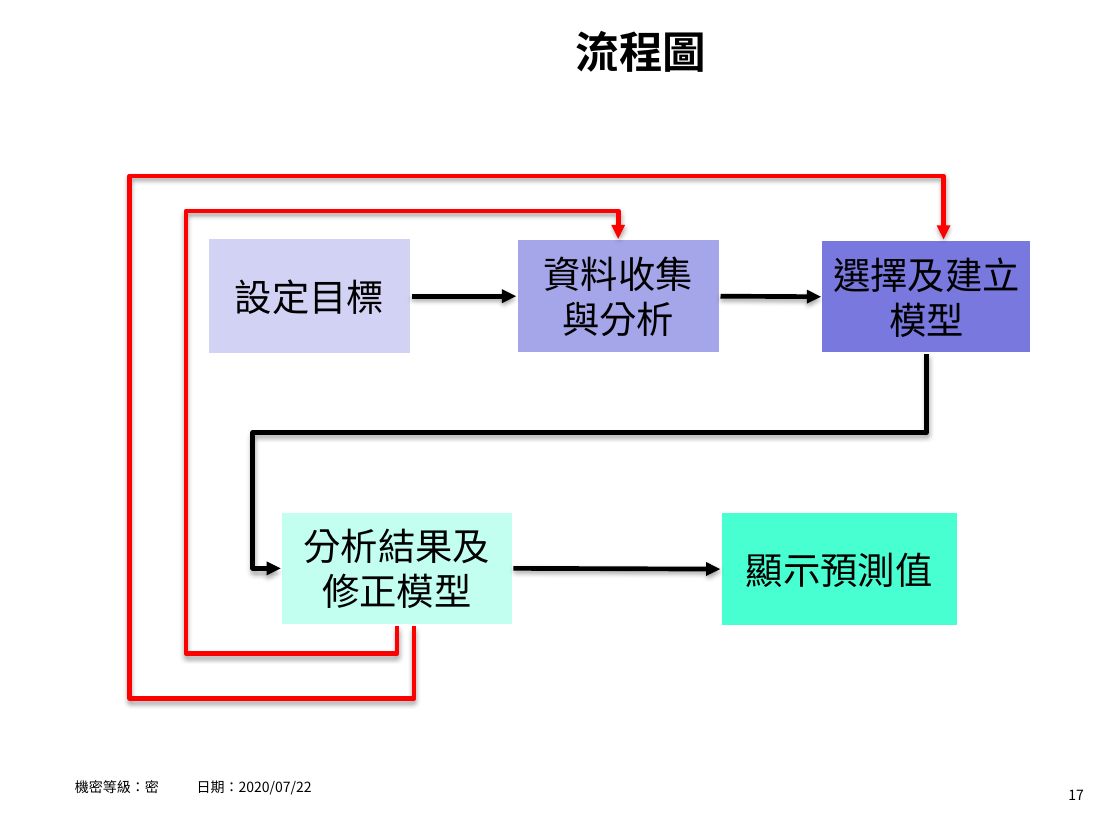
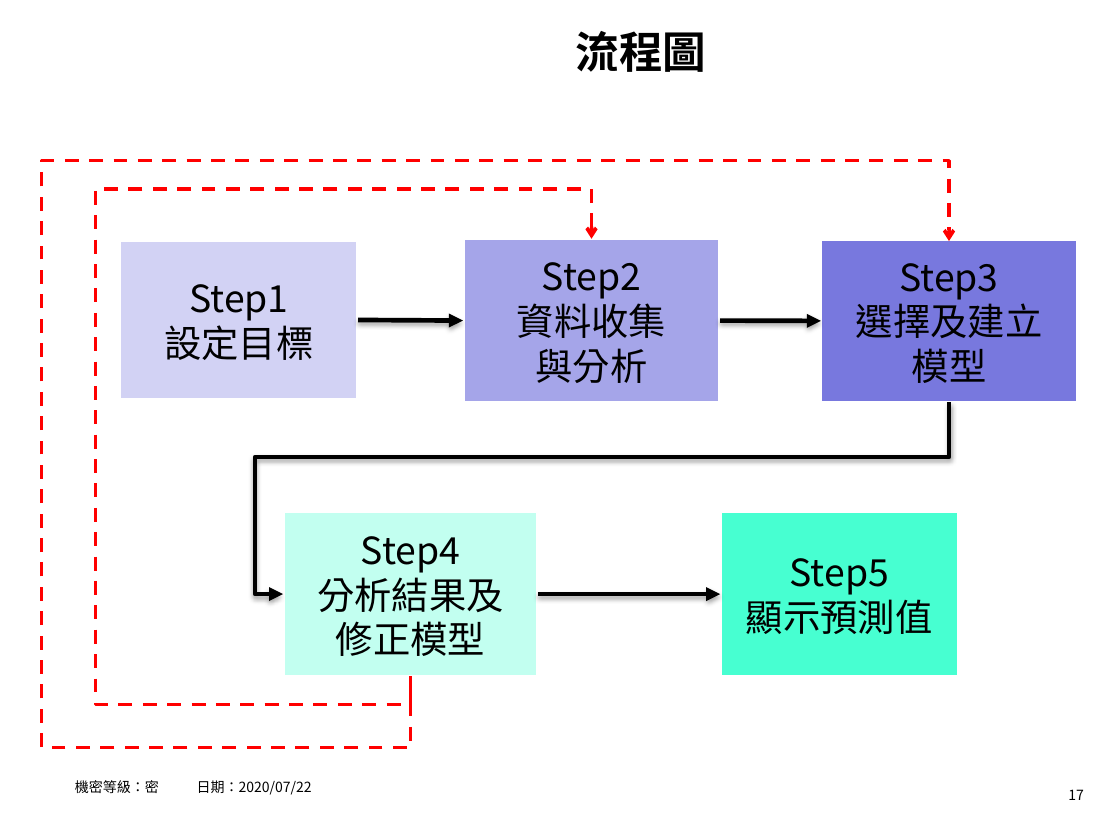
Before and after one commit to hrne/FINAL_REPORT, a slide deck: slide 17 of AI_Report/AI應用-不動產價格預測.pptx. Drawn at 1120x840 pixels with LibreOffice and Linux fonts; fonts in the diff are those of the drawing; background and template pictures are left out. Boxes give left, top, right and bottom in pixels: in the first picture for what was removed or moved away, otherwise in the second. Text is boxed around its words. In the diff, an @@ line names an element or a change of style, - is before the commit and + after.

```diff
--- a/AI_Report/AI應用-不動產價格預測.pptx
+++ b/AI_Report/AI應用-不動產價格預測.pptx
@@ elbow arrow moved from (414, 626) - (944, 240) to (411, 679) - (949, 241) @@
@@ elbow arrow (411, 679) - (949, 241): stroke #FF0000 3 pt to #FF0000 2.25 pt dashed; arrowheads changed @@
@@ elbow arrow moved from (396, 626) - (618, 239) to (591, 239) - (411, 676) @@
@@ elbow arrow (591, 239) - (411, 676): stroke #FF0000 3 pt to #FF0000 2.25 pt dashed; arrowheads changed @@
@@ rectangle "Step2" resized from (x1=516, y1=239, x2=721, y2=353) to (x1=463, y1=239, x2=720, y2=402) @@
@@ rectangle "Step1" resized from (x1=207, y1=237, x2=412, y2=355) to (x1=120, y1=241, x2=358, y2=400) @@
@@ text in rectangle at (x1=517, y1=262, x2=666, y2=383): text changed @@
-資料收集與分析
+Step2
+資料收集
+與分析
@@ rectangle "Step3" resized from (x1=821, y1=240, x2=1033, y2=354) to (x1=821, y1=240, x2=1077, y2=403) @@
@@ text in rectangle at (x1=856, y1=263, x2=1043, y2=383): text changed @@
-選擇及建立模型
+Step3
+選擇及建立
+模型
@@ text in rectangle at (x1=189, y1=284, x2=288, y2=321): paragraph added @@
+Step1
@@ arrow moved from (412, 297) - (516, 297) to (358, 320) - (463, 320) @@
@@ arrow moved from (720, 297) - (821, 297) to (720, 320) - (821, 321) @@
@@ elbow arrow moved from (926, 354) - (280, 569) to (949, 402) - (283, 595) @@
@@ rectangle "Step4" resized from (x1=280, y1=511, x2=513, y2=625) to (x1=283, y1=512, x2=539, y2=676) @@
@@ text in rectangle at (x1=317, y1=536, x2=504, y2=656): text changed @@
-分析結果及修正模型
+Step4
+分析結果及
+修正模型
@@ rectangle "Step5" resized from (x1=720, y1=512, x2=959, y2=626) to (x1=720, y1=512, x2=959, y2=676) @@
@@ text in rectangle at (x1=790, y1=558, x2=889, y2=595): paragraph added @@
+Step5
@@ arrow moved from (513, 569) - (720, 569) to (538, 595) - (720, 595) @@
```
Also in this commit, not shown: 13 other slides changed.
